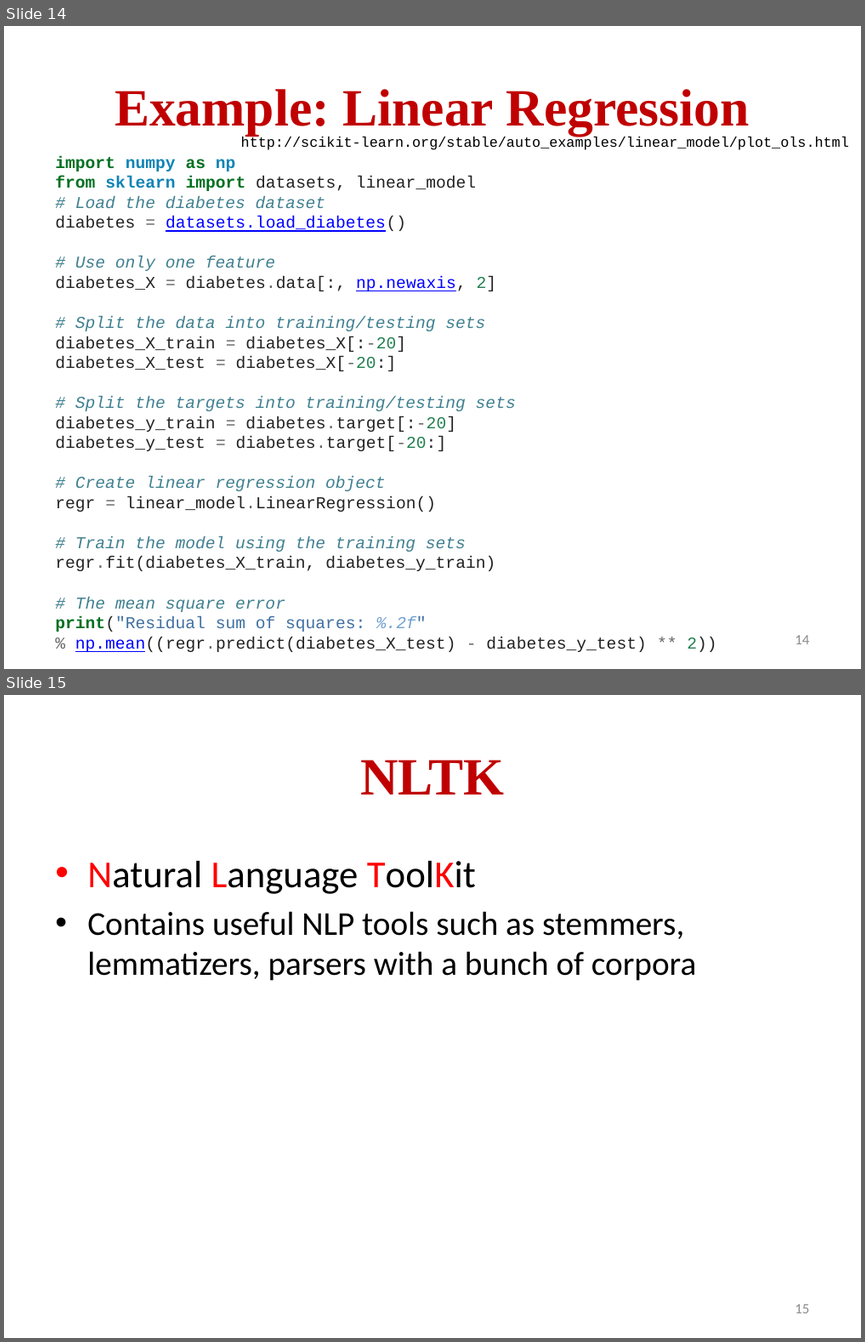
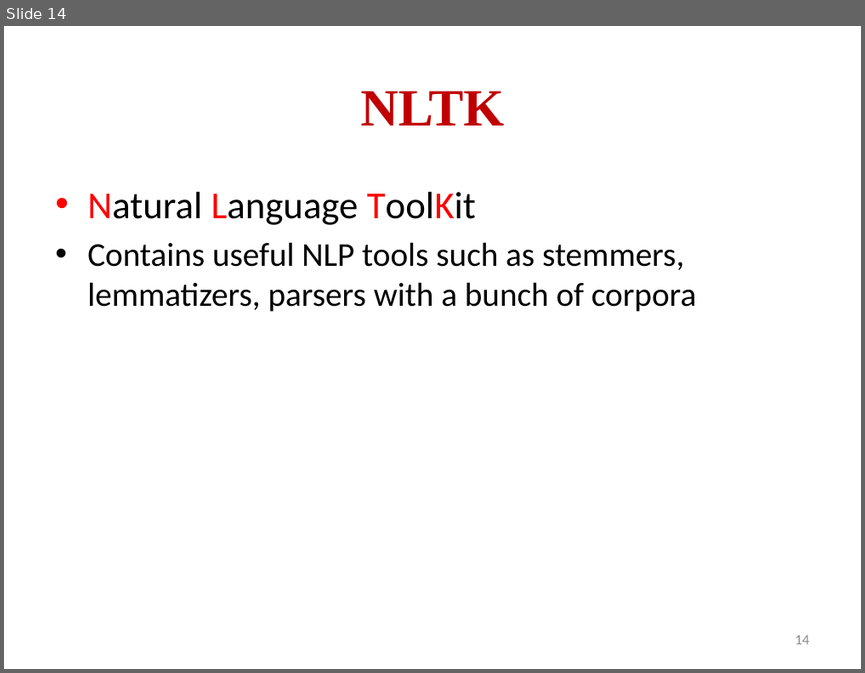
Before and after one commit to sunyam/Python-Tutorial, a slide deck: python-tutorial.pptx. Shown one above the other, each under a label of ours: slides 14 and 15 before the commit, slide 14 after it. The pictures are 865x1342 and 865x673 pixels, drawn with LibreOffice and Linux fonts; fonts in the diff are those of the drawing. Boxes give left, top, right and bottom in pixels: in the first picture for what was removed or moved away, otherwise in the second. Text is boxed around its words. In the diff, an @@ line names an element or a change of style, - is before the commit and + after.

Commit message:
Update ppt

```diff
--- a/python-tutorial.pptx
+++ b/python-tutorial.pptx
@@ slide 14 removed at [4, 26, 861, 669], background #FFFFFF @@
@@ title removed at [114, 89, 749, 136] @@
-Example: Linear Regression
@@ text removed at [241, 136, 849, 150] @@
-http://scikit-learn.org/stable/auto_examples/linear_model/plot_ols.html
@@ text removed at [55, 156, 716, 652] @@
-import numpy as np
-from sklearn import datasets, linear_model
-# Load the diabetes dataset
-diabetes = datasets.load_diabetes()
-# Use only one feature
-diabetes_X = diabetes.data[:, np.newaxis, 2]
-# Split the data into training/testing sets
-diabetes_X_train = diabetes_X[:-20]
-diabetes_X_test = diabetes_X[-20:]
-# Split the targets into training/testing sets
-diabetes_y_train = diabetes.target[:-20]
-diabetes_y_test = diabetes.target[-20:]
-# Create linear regression object
-regr = linear_model.LinearRegression()
-# Train the model using the training sets
-regr.fit(diabetes_X_train, diabetes_y_train)
-# The mean square error
-print("Residual sum of squares: %.2f"
-% np.mean((regr.predict(diabetes_X_test) - diabetes_y_test) ** 2))
@@ page number removed at [794, 635, 809, 644] @@
-14
@@ what was slide 15 is now slide 14 @@
@@ page number at [794, 635, 809, 644]: text changed @@
-15
+14
```
